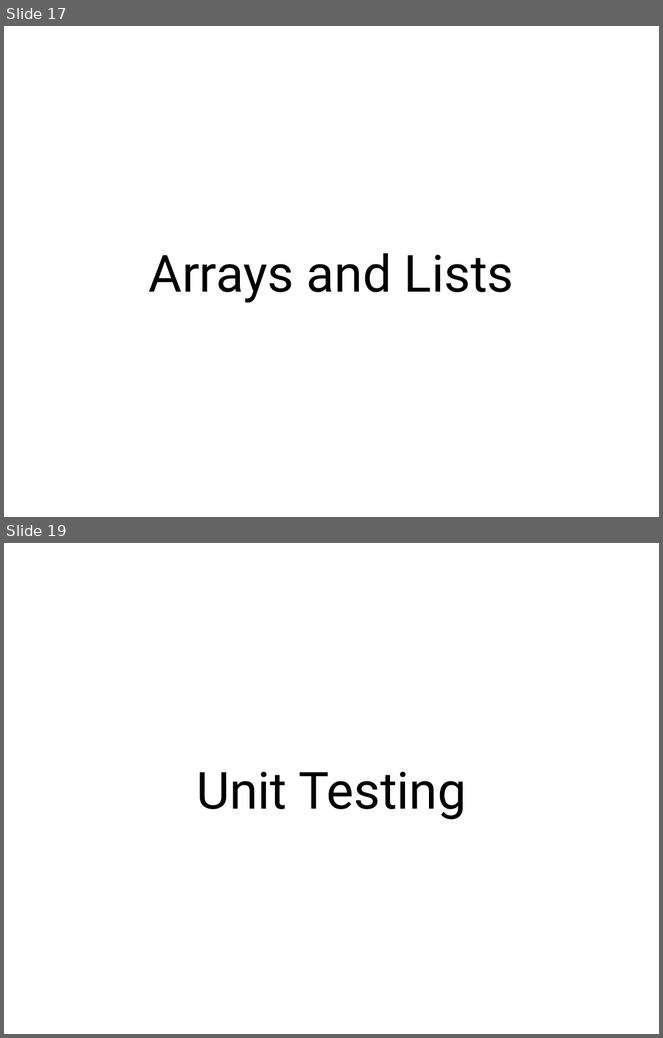
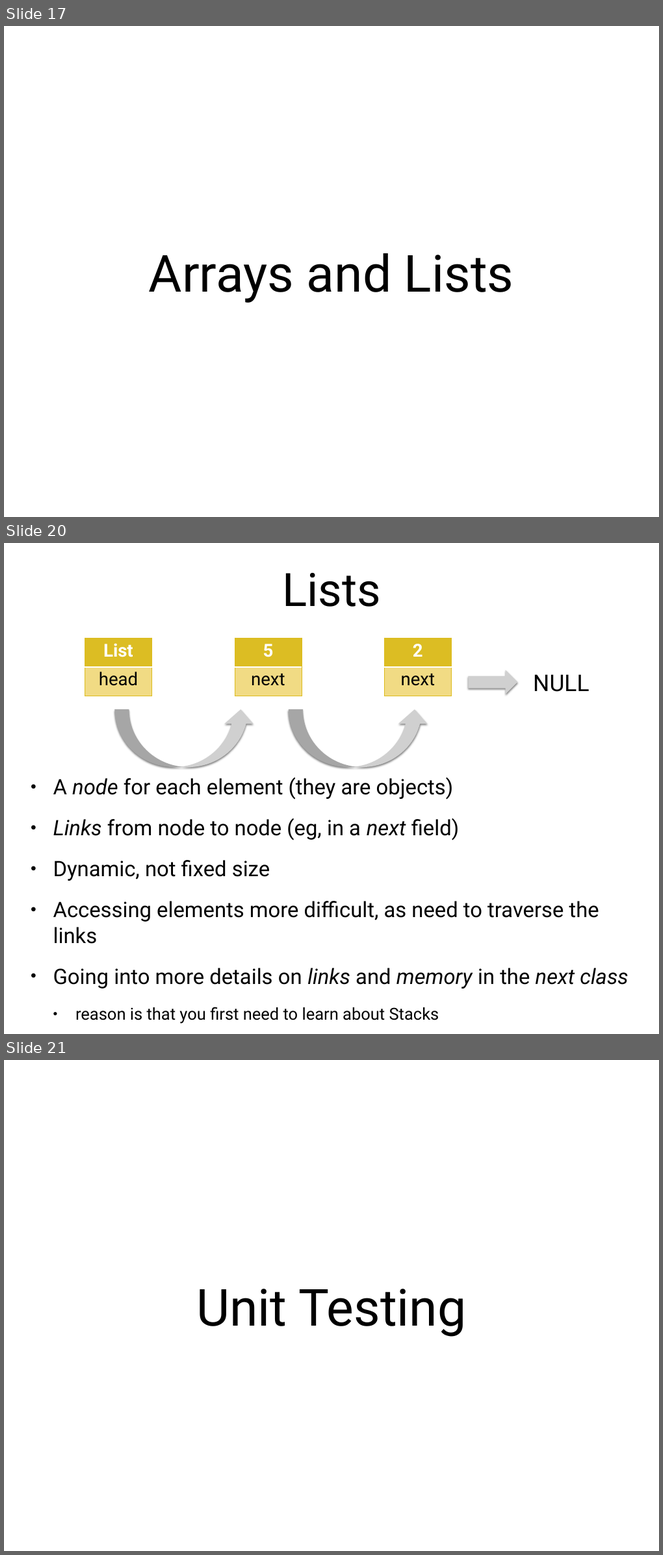
Before and after one commit to arcuri82/algorithms, a slide deck: docs/slides/01/01_intro.pptx. Shown one above the other, each under a label of ours: slides 17 and 19 before the commit, slides 17, 20 and 21 after it; the slides between them are not shown. The pictures are 663x1038 and 663x1555 pixels, drawn with LibreOffice and Linux fonts; fonts in the diff are those of the drawing; grey boxes stand for pictures. Boxes give left, top, right and bottom in pixels: in the first picture for what was removed or moved away, otherwise in the second. Text is boxed around its words. In the diff, an @@ line names an element or a change of style, - is before the commit and + after.

```diff
--- a/docs/slides/01/01_intro.pptx
+++ b/docs/slides/01/01_intro.pptx
@@ slide 20 added at box(4, 543, 659, 1034), background #FFFFFF @@
@@ title added at box(282, 573, 381, 607), 72 pt, text #000000 @@
+Lists
@@ table added at box(85, 638, 152, 696), 2 rows, 1 columns @@
+List
+head
@@ table added at box(235, 638, 302, 696), 2 rows, 1 columns @@
+5
+next
@@ table added at box(385, 638, 451, 696), 2 rows, 1 columns @@
+2
+next
@@ picture added at box(469, 670, 518, 694) @@
@@ text added at box(533, 674, 589, 692), 36 pt, text #000000 @@
+NULL
@@ picture added at box(114, 710, 255, 767) @@
@@ picture added at box(289, 710, 429, 767) @@
@@ text added at box(53, 778, 628, 1024), 33.3 pt, text #000000 @@
+• A node for each element (they are objects)
+• Links from node to node (eg, in a next field)
+• Dynamic, not fixed size
+• Accessing elements more difficult, as need to traverse the links
+• Going into more details on links and memory in the next class
+  • reason is that you first need to learn about Stacks
@@ what was slide 19 is now slide 21 @@
```
Also in this commit, not shown: 9 slides changed, 11 other slides added, 2 slides removed, 1 other file.
